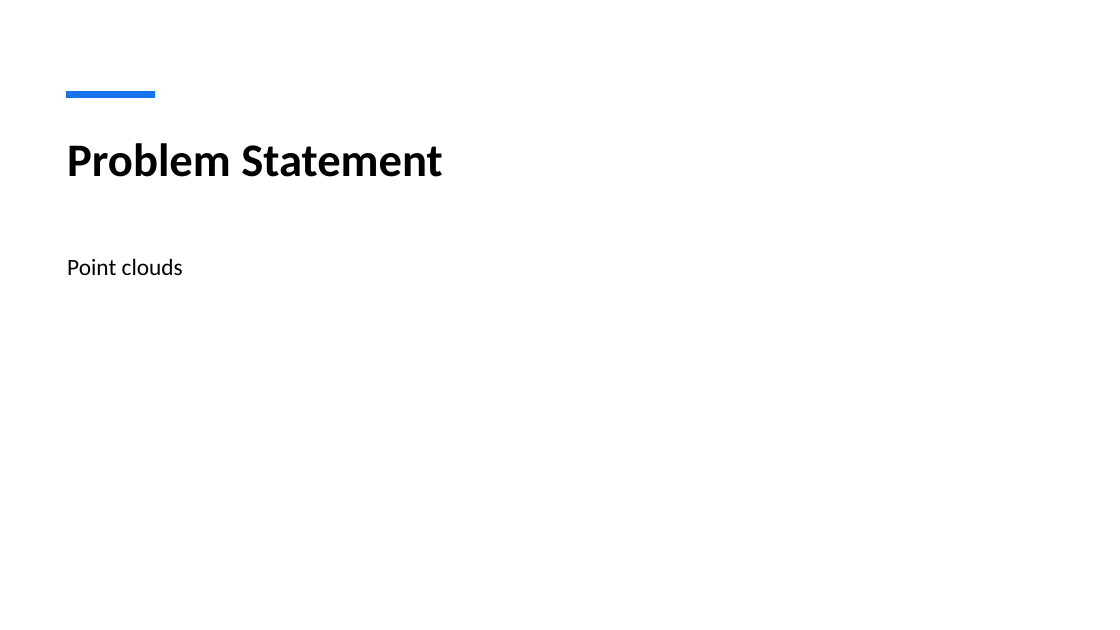
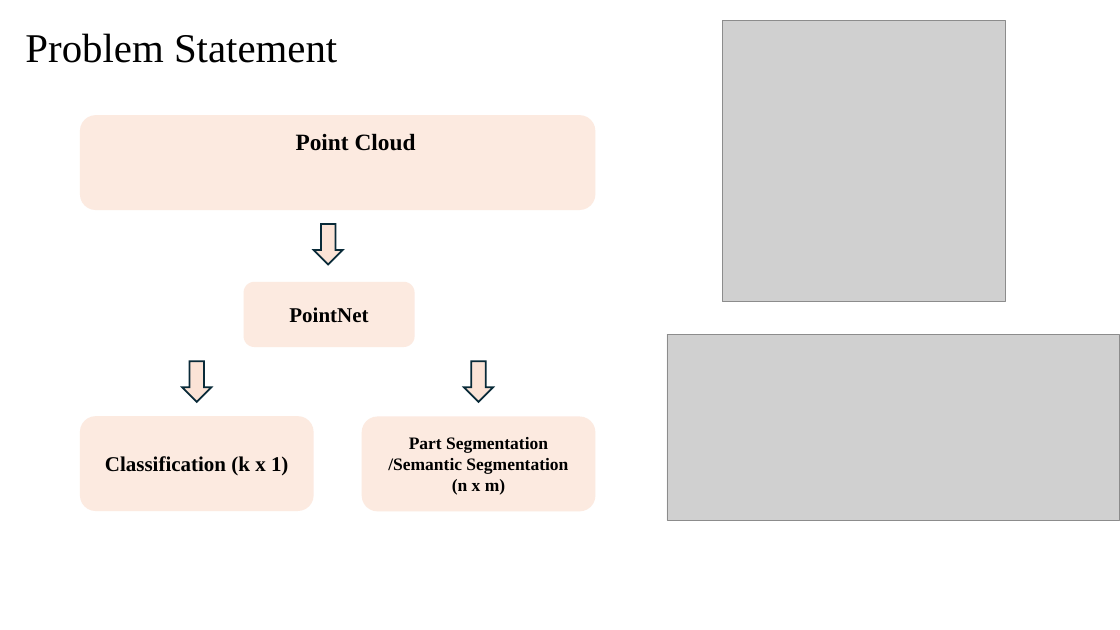
Before and after one commit to csian98/DSCI-565, a slide deck: slide 1 of paper-presentation/Group3-PaperPresentation.pptx (slide 3 before the commit). Drawn at 1120x630 pixels with LibreOffice and Linux fonts; fonts in the diff are those of the drawing; grey boxes stand for pictures. Boxes give left, top, right and bottom in pixels: in the first picture for what was removed or moved away, otherwise in the second. Text is boxed around its words. In the diff, an @@ line names an element or a change of style, - is before the commit and + after.

```diff
--- a/paper-presentation/Group3-PaperPresentation.pptx
+++ b/paper-presentation/Group3-PaperPresentation.pptx
@@ title "Problem Statement": place and size @@
-title "Problem Statement" at box(67, 143, 442, 177)
+title "Problem Statement" at box(25, 33, 337, 63)
@@ title "Problem Statement" at box(25, 33, 337, 63): size 40 to 35 pt, font Calibri to Times New Roman, bold off; line spacing 1 to 0.9; vertical alignment top to middle @@
@@ picture added at box(723, 20, 1006, 302) @@
@@ line removed from (66, 95) to (155, 95) @@
@@ rounded rectangle added at box(80, 115, 596, 210), fill #FBE3D6 at 75% opacity @@
@@ text added at box(296, 133, 416, 151), 20 pt, text #000000, bold @@
+Point Cloud
@@ down arrow added at box(313, 224, 343, 265), fill #FBE3D6, outline #092A39 1.5 pt @@
@@ text removed at box(67, 258, 183, 275) @@
-Point clouds
@@ rounded rectangle added at box(244, 281, 415, 347), fill #FBE3D6 at 75% opacity, 18 pt, text #000000, bold @@
+PointNet
@@ picture added at box(667, 334, 1120, 521) @@
@@ down arrow added at box(182, 361, 212, 402), fill #FBE3D6, outline #092A39 1.5 pt @@
@@ down arrow added at box(464, 361, 493, 402), fill #FBE3D6, outline #092A39 1.5 pt @@
@@ rounded rectangle added at box(80, 416, 313, 511), fill #FBE3D6 at 75% opacity, 18 pt, text #000000, bold @@
+Classification (k x 1)
@@ rounded rectangle added at box(362, 417, 596, 512), fill #FBE3D6 at 75% opacity, 15 pt, text #000000, bold @@
+Part Segmentation
+/Semantic Segmentation
+(n x m)
```
Also in this commit, not shown: 9 slides added, 7 slides removed, 2 other files.
